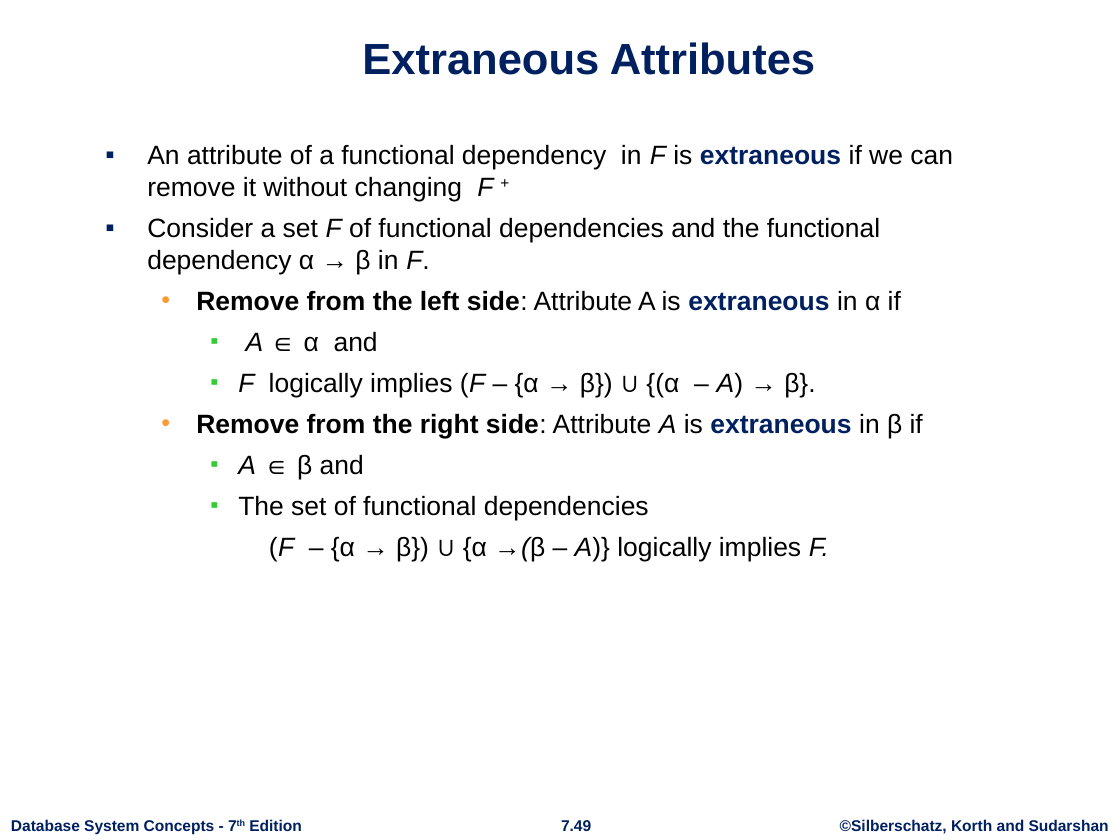
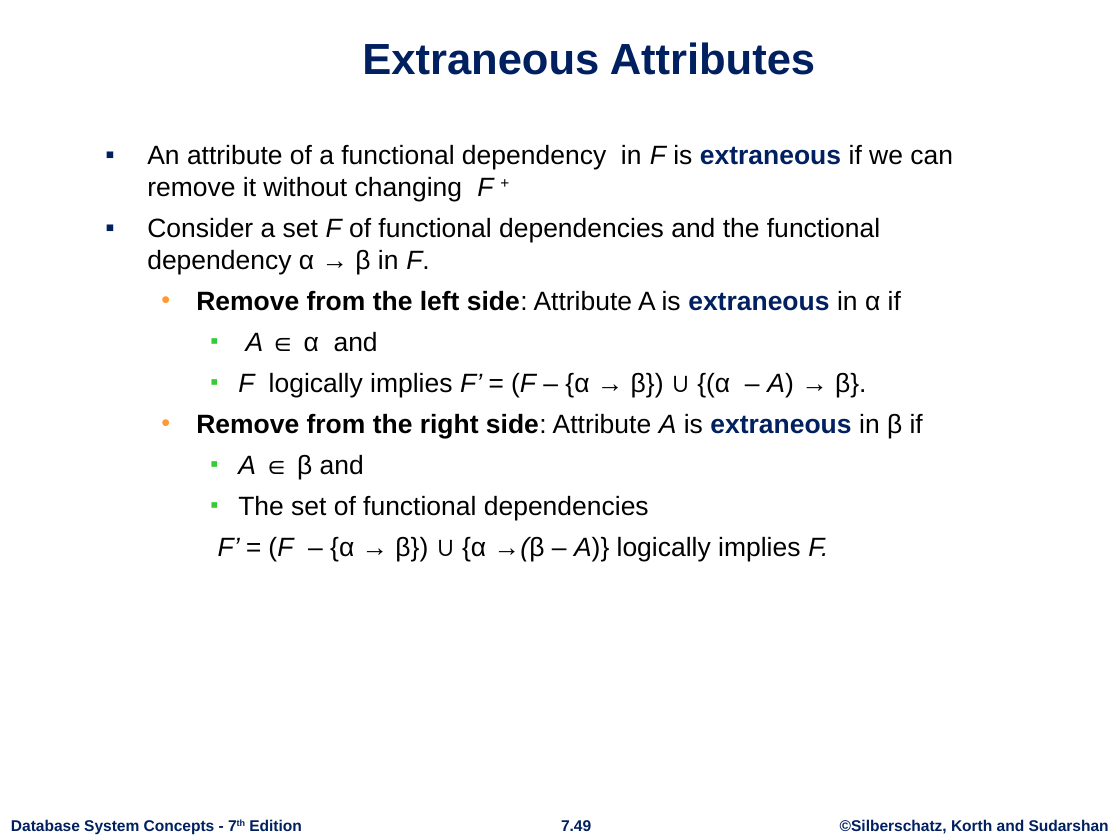
Before and after one commit to FergieLigaLlj/CISC3000-Introduction-to-Data-Base-Systems, a slide deck: slide 49 of Lecture Notes/ch7.pptx. Drawn at 1120x840 pixels with LibreOffice and Linux fonts; fonts in the diff are those of the drawing; background and template pictures are left out. Boxes give left, top, right and bottom in pixels: in the first picture for what was removed or moved away, otherwise in the second. Text is boxed around its words. In the diff, an @@ line names an element or a change of style, - is before the commit and + after.

```diff
--- a/Lecture Notes/ch7.pptx
+++ b/Lecture Notes/ch7.pptx
@@ text at box(238, 372, 866, 397): text changed @@
-    ▪ F logically implies (F – {α → β}) ∪ {(α – A) → β}.
+    ▪ F logically implies F’ = (F – {α → β}) ∪ {(α – A) → β}.
@@ text at box(218, 536, 828, 561): text changed @@
-    (F – {α → β}) ∪ {α →(β – A)} logically implies F.
+    F’ = (F – {α → β}) ∪ {α →(β – A)} logically implies F.
```
Also in this commit, not shown: 12 other slides changed, 1 slide added, 21 other files.
